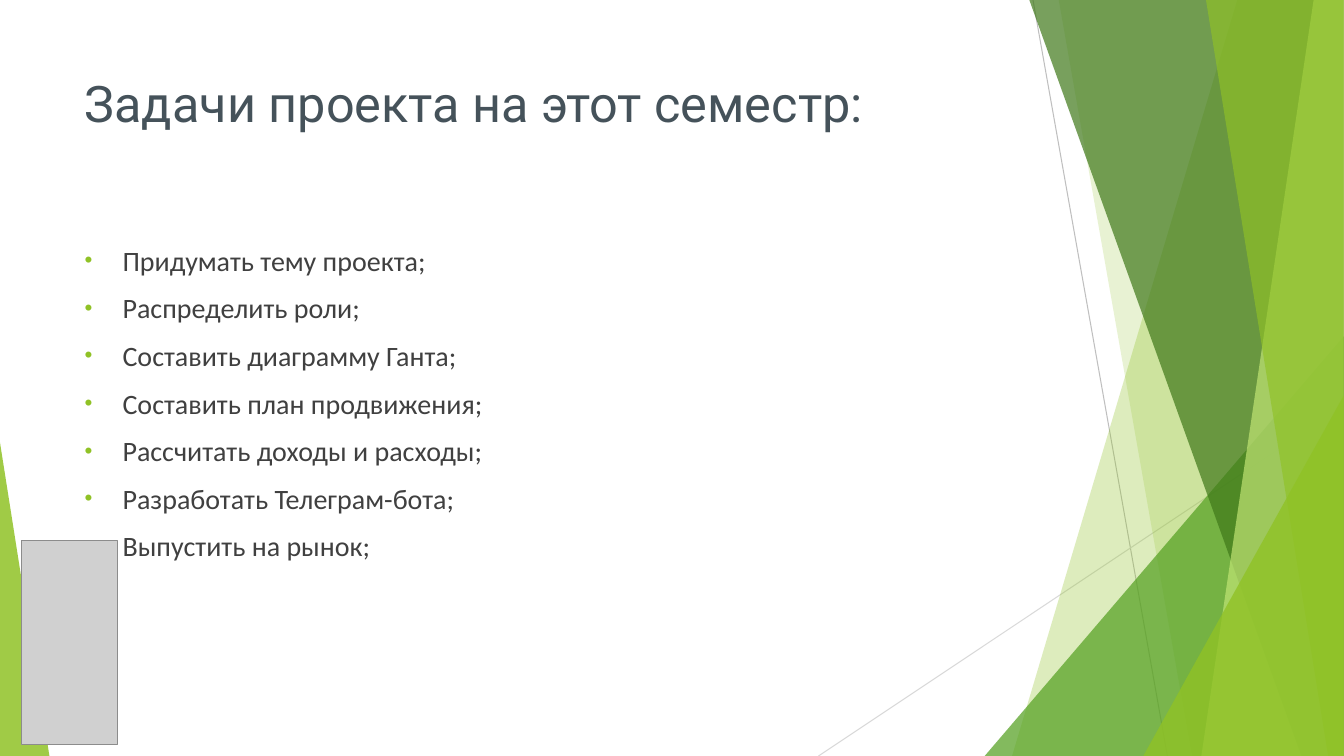
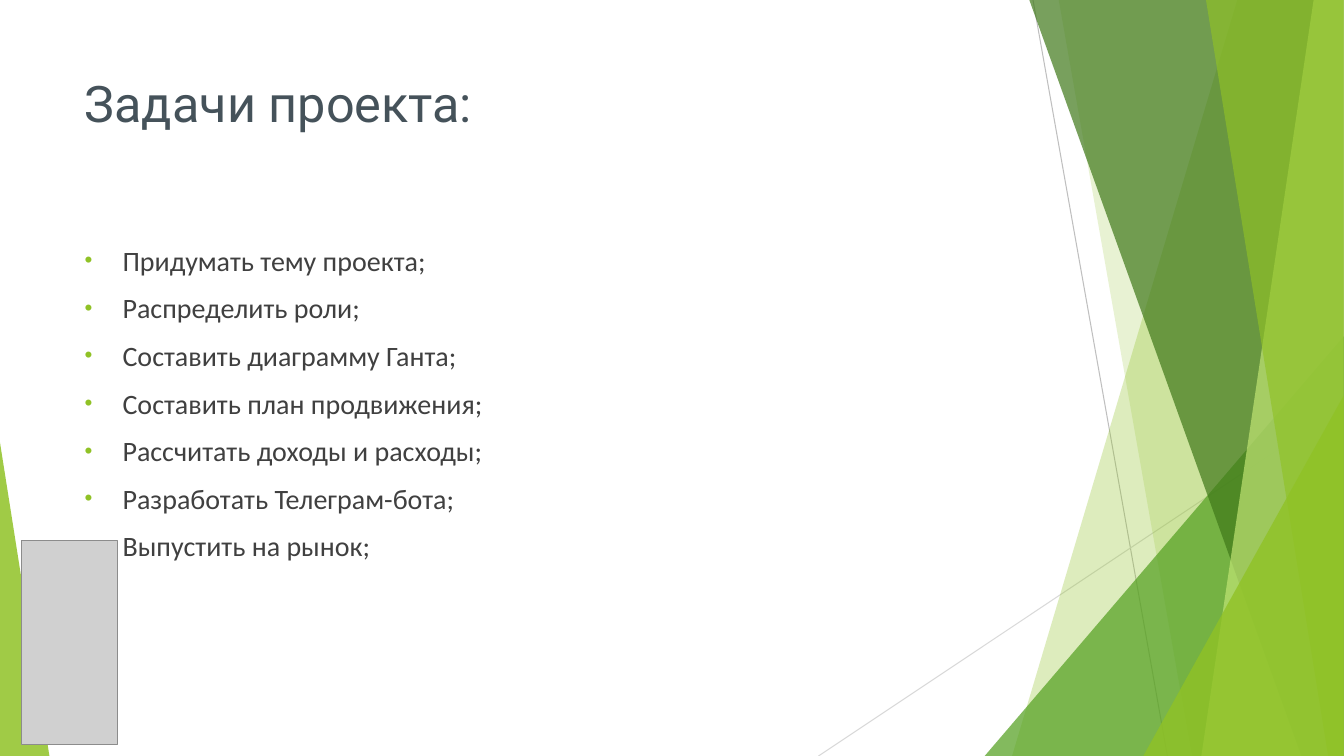
Before and after one commit to zlatopyst/DESING, a slide deck: slide 4 of doc/ProjectBot.pptx (slide 3 before the commit). Drawn at 1344x756 pixels with LibreOffice and Linux fonts; fonts in the diff are those of the drawing; grey boxes stand for pictures; background and template pictures are left out. Boxes give left, top, right and bottom in pixels: in the first picture for what was removed or moved away, otherwise in the second. Text is boxed around its words. In the diff, an @@ line names an element or a change of style, - is before the commit and + after.

```diff
--- a/doc/ProjectBot.pptx
+++ b/doc/ProjectBot.pptx
@@ title at [85, 85, 472, 133]: text changed @@
-Задачи проекта на этот семестр:
+Задачи проекта:
```
Also in this commit, not shown: 7 other slides changed, 5 slides added, 2 slides removed.
